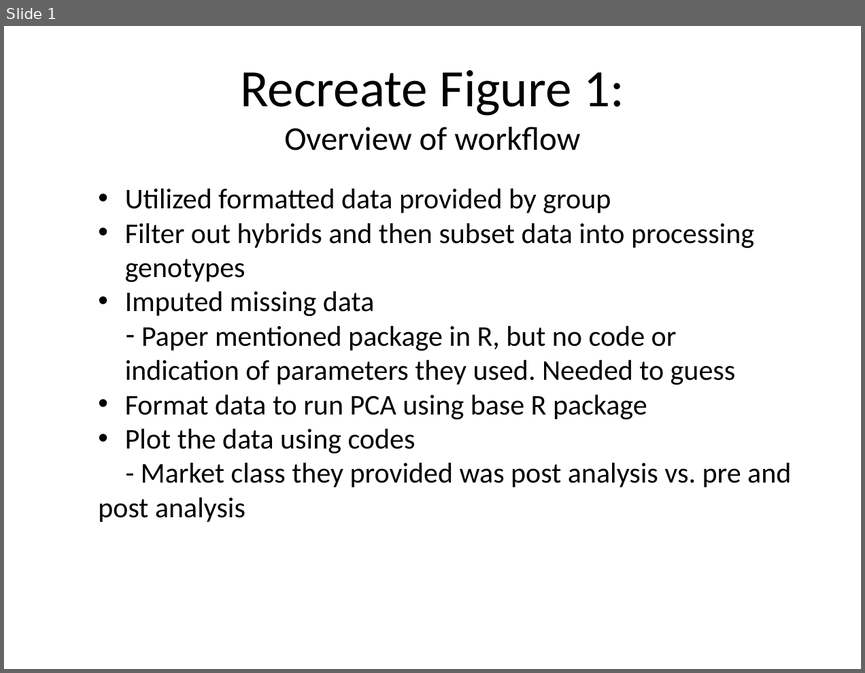
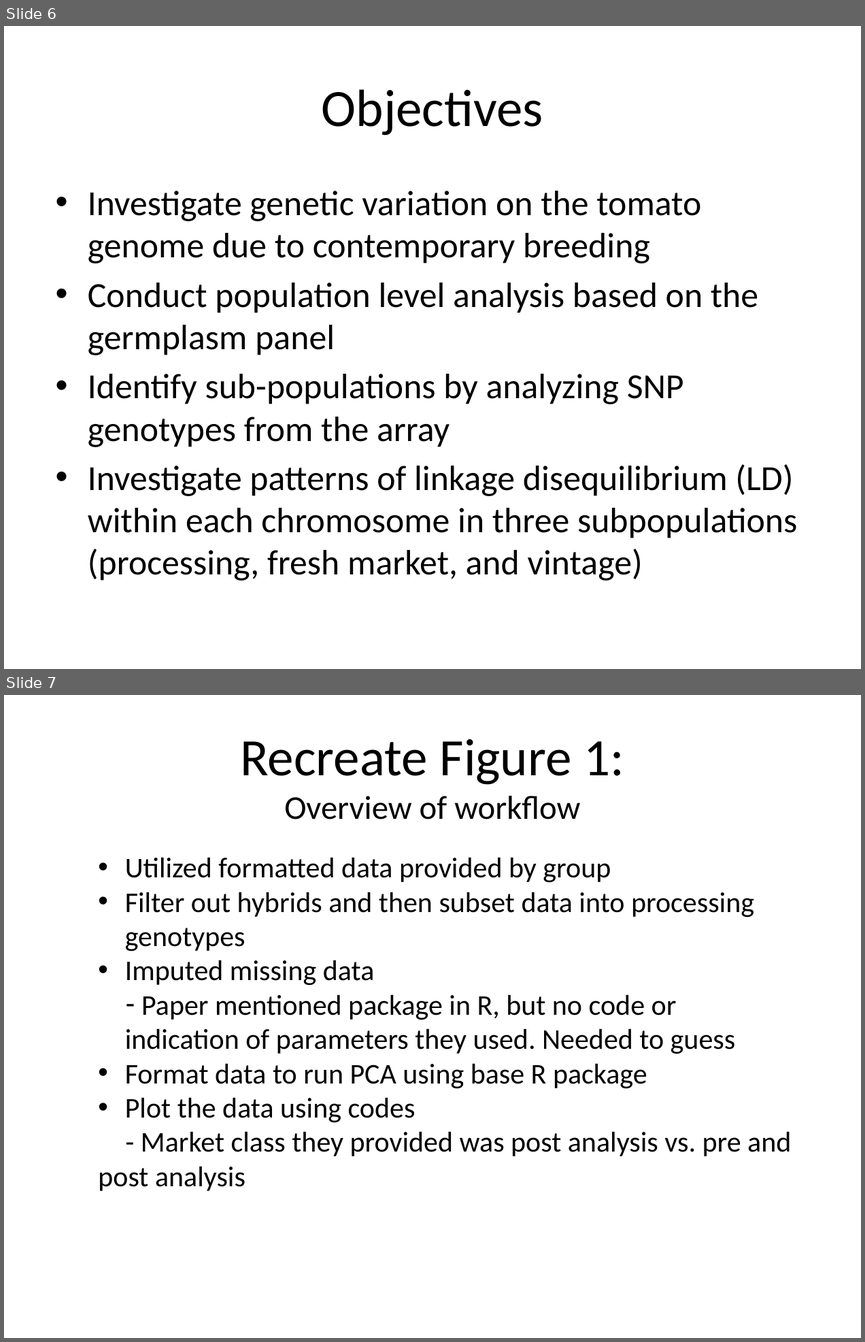
Before and after one commit to mdzievit/PEB_Power_Final_Project_BCB546X-Spring2017, a slide deck: Presentation/Matt_Slides.pptx. Shown one above the other, each under a label of ours: slide 1 before the commit, slides 6 and 7 after it. The pictures are 865x673 and 865x1342 pixels, drawn with LibreOffice and Linux fonts; fonts in the diff are those of the drawing. Boxes give left, top, right and bottom in pixels: in the first picture for what was removed or moved away, otherwise in the second. Text is boxed around its words. In the diff, an @@ line names an element or a change of style, - is before the commit and + after.

```diff
--- a/Presentation/Matt_Slides.pptx
+++ b/Presentation/Matt_Slides.pptx
@@ slide 6 added at [4,26,861,669], background #FFFFFF @@
@@ title added at [322,89,543,135], 44 pt, text #000000 @@
+Objectives
@@ text added at [88,191,797,580], 29.6 pt, text #000000 @@
+• Investigate genetic variation on the tomato genome due to contemporary breeding
+• Conduct population level analysis based on the germplasm panel
+• Identify sub-populations by analyzing SNP genotypes from the array
+• Investigate patterns of linkage disequilibrium (LD) within each chromosome in three subpopulations (processing, fresh market, and vintage)
@@ what was slide 1 is now slide 7 @@
```
Also in this commit, not shown: 5 other slides added.
